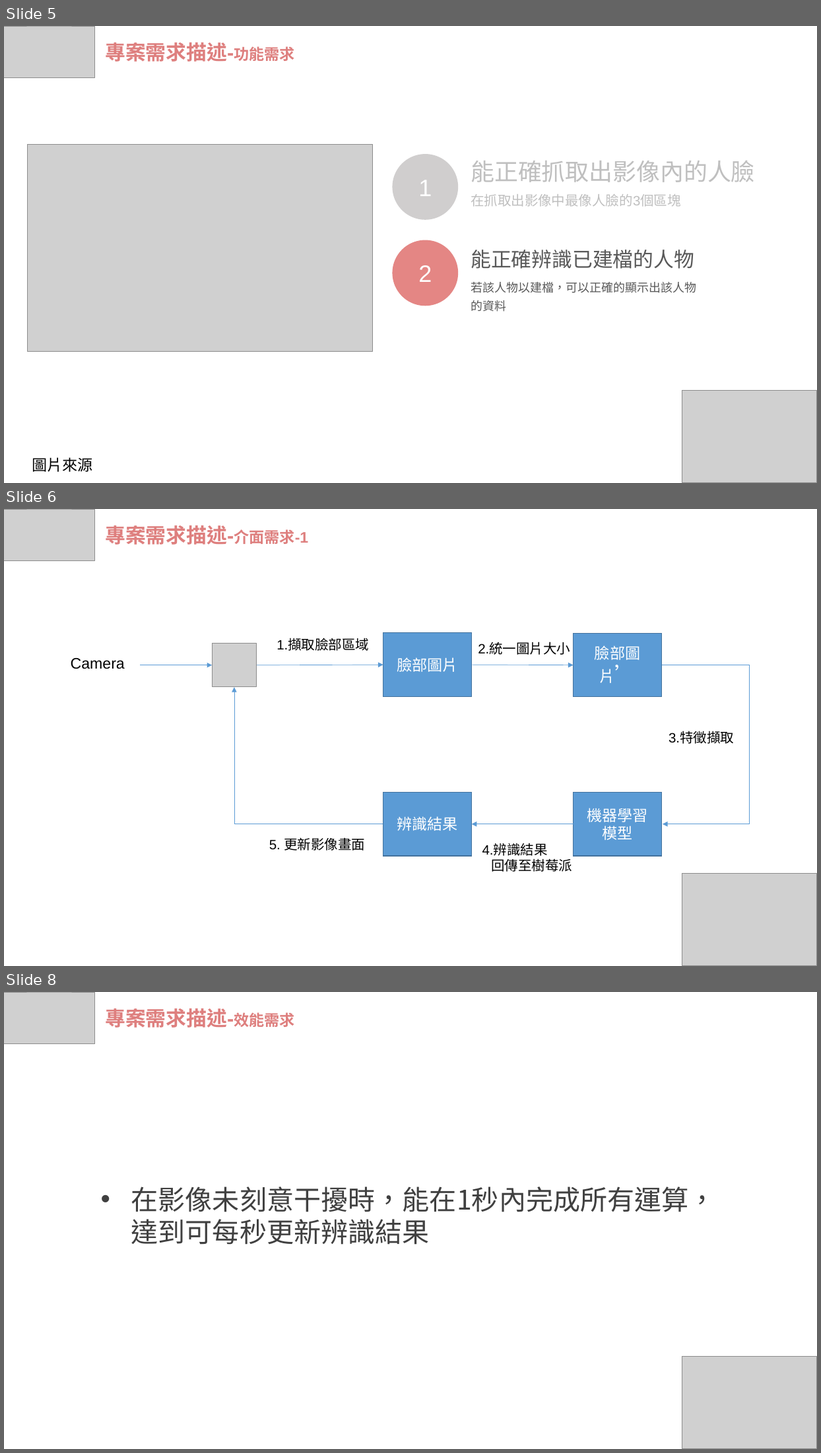
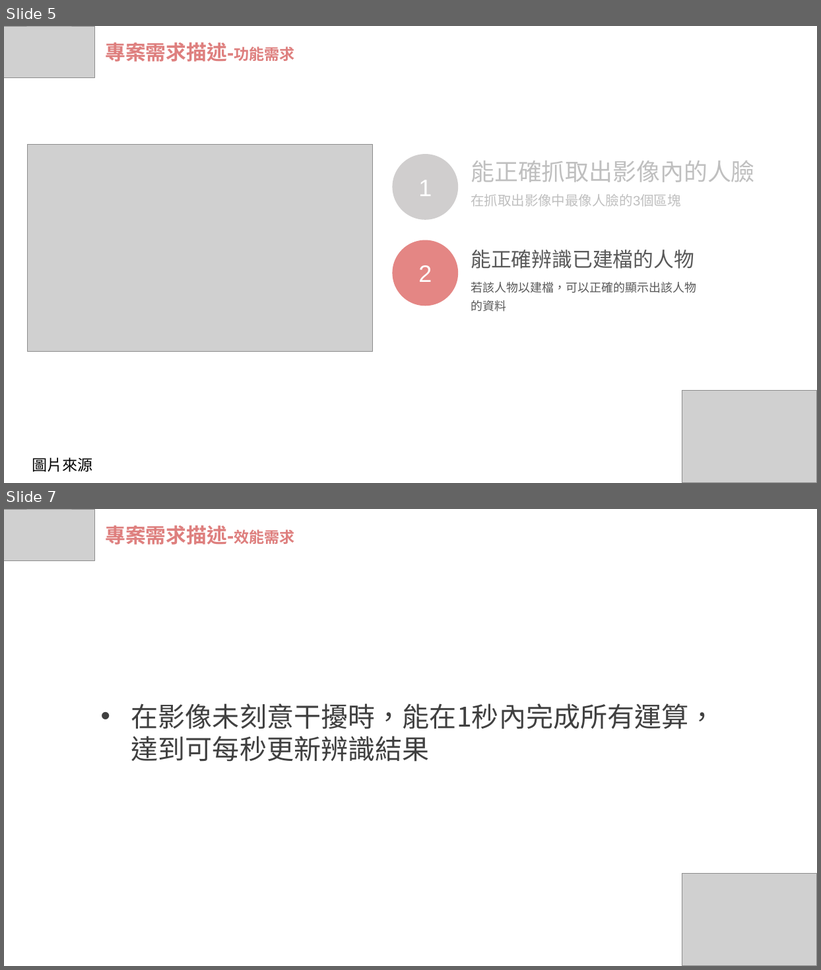
Before and after one commit to wasteee/Embedded-Image-Processing-final, a slide deck: IP_FRS.pptx. Shown one above the other, each under a label of ours: slides 5, 6 and 8 before the commit, slides 5 and 7 after it; the slides between them are not shown. The pictures are 821x1453 and 821x970 pixels, drawn with LibreOffice and Linux fonts; fonts in the diff are those of the drawing; grey boxes stand for pictures. Boxes give left, top, right and bottom in pixels: in the first picture for what was removed or moved away, otherwise in the second. Text is boxed around its words. In the diff, an @@ line names an element or a change of style, - is before the commit and + after.

```diff
--- a/IP_FRS.pptx
+++ b/IP_FRS.pptx
@@ slide 6 removed at [4,509,817,966], background #FFFFFF @@
@@ picture removed at [4,509,95,561] @@
@@ text removed at [105,525,308,545] @@
-專案需求描述-介面需求-1
@@ picture removed at [212,643,257,687] @@
@@ text removed at [277,639,369,651] @@
-1.擷取臉部區域
@@ rectangle removed at [384,633,472,697] @@
-臉部圖片
@@ text removed at [478,643,570,655] @@
-2.統一圖片大小
@@ rectangle removed at [574,634,662,698] @@
-臉部圖片’
@@ text removed at [71,658,125,669] @@
-Camera
@@ arrow removed from (140, 665) to (212, 665) @@
@@ arrow removed from (257, 665) to (384, 665) @@
@@ arrow removed from (472, 665) to (574, 665) @@
@@ elbow arrow removed from (662, 665) to (663, 824) @@
@@ elbow arrow removed from (384, 824) to (234, 687) @@
@@ text removed at [669,732,734,744] @@
-3.特徵擷取
@@ rectangle removed at [384,793,472,857] @@
-辨識結果
@@ rectangle removed at [574,793,662,857] @@
-機器學習
-模型
@@ arrow removed from (574, 824) to (472, 824) @@
@@ text removed at [269,838,366,851] @@
-5. 更新影像畫面
@@ text removed at [482,844,572,872] @@
-4.辨識結果
-回傳至樹莓派
@@ picture removed at [682,874,817,966] @@
@@ what was slide 8 is now slide 7 @@
```
Also in this commit, not shown: 9 slides changed, 10 slides added.
